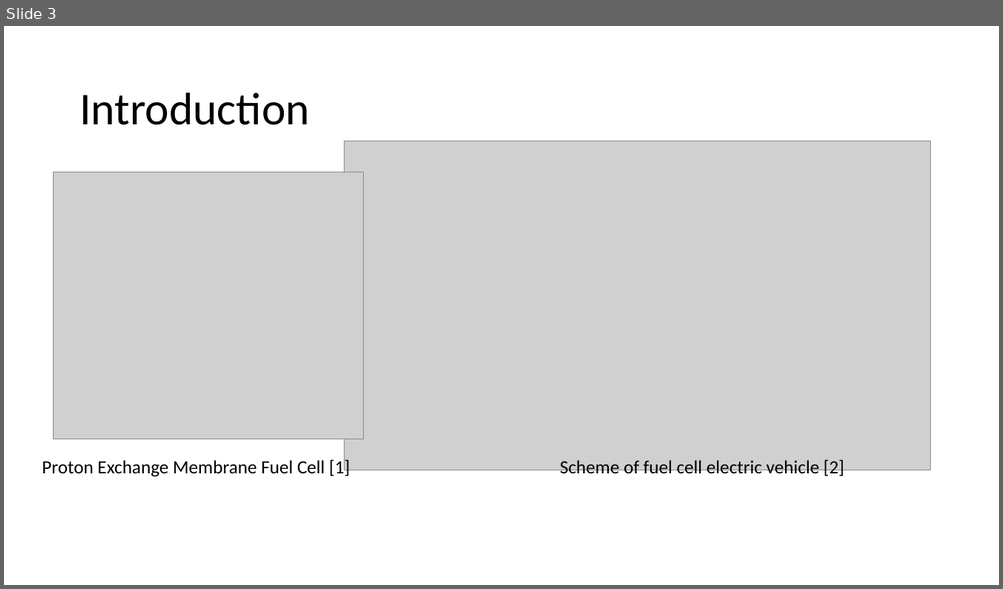
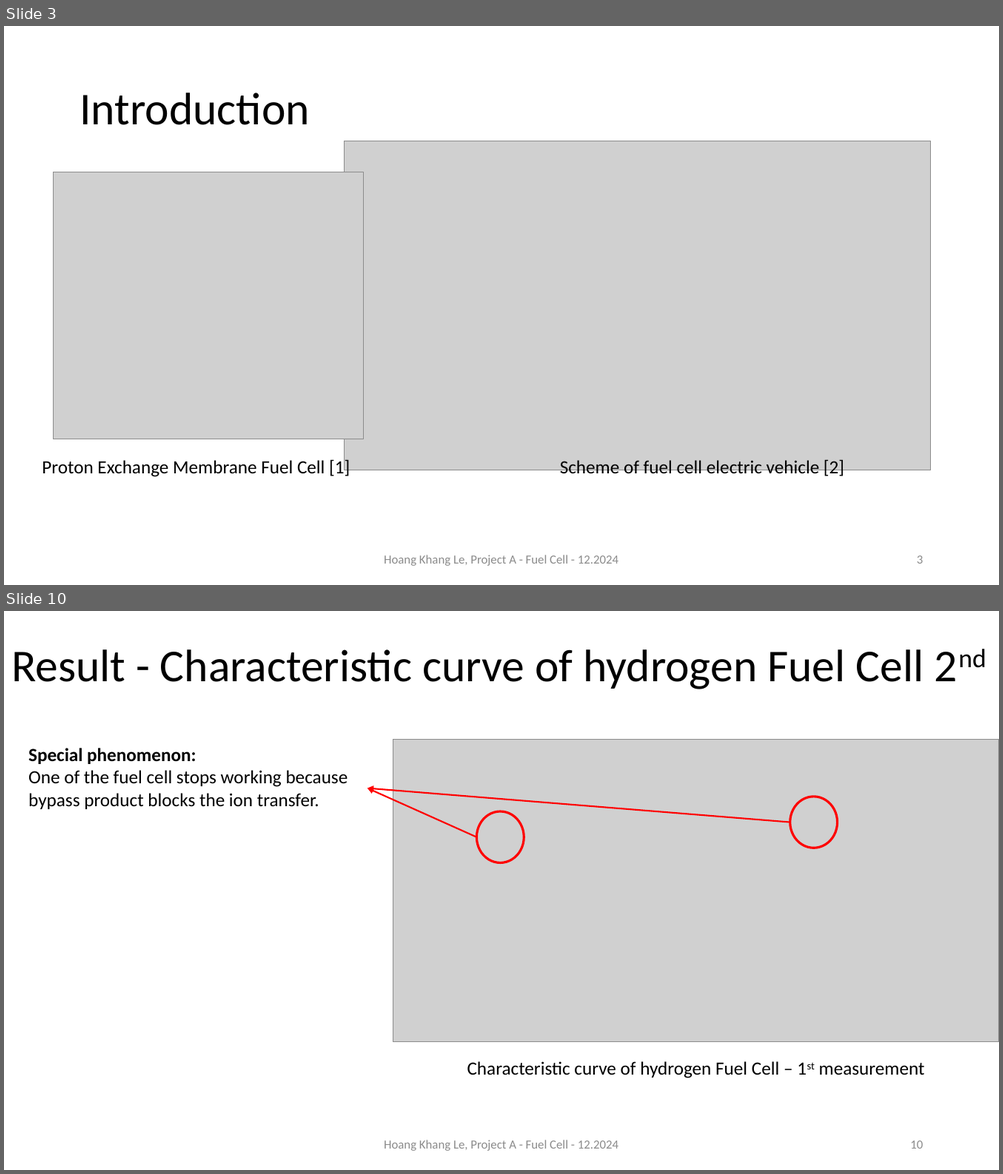
Before and after one commit to alpha7894550/ProjectA_fuelCell, a slide deck: Presentation_fuel_cell_project_khang.pptx. Shown one above the other, each under a label of ours: slide 3 before the commit, slides 3 and 10 after it; the slides between them are not shown. The pictures are 1003x589 and 1003x1174 pixels, drawn with LibreOffice and Linux fonts; fonts in the diff are those of the drawing; grey boxes stand for pictures. Boxes give left, top, right and bottom in pixels: in the first picture for what was removed or moved away, otherwise in the second. Text is boxed around its words. In the diff, an @@ line names an element or a change of style, - is before the commit and + after.

```diff
--- a/Presentation_fuel_cell_project_khang.pptx
+++ b/Presentation_fuel_cell_project_khang.pptx
@@ slide 10 added at box(4, 611, 999, 1170), background #FFFFFF @@
@@ title added at box(11, 649, 924, 689), 44 pt, text #000000 @@
+Result - Characteristic curve of hydrogen Fuel Cell 2nd
@@ picture added at box(392, 739, 999, 1043) @@
@@ text added at box(28, 748, 348, 809), 18 pt, text #000000 @@
+Special phenomenon:
+One of the fuel cell stops working because bypass product blocks the ion transfer.
@@ arrow added from (476, 837) to (367, 789), #FF0000 1.5 pt @@
@@ arrow added from (790, 822) to (367, 789), #FF0000 1.5 pt @@
@@ ellipse added at box(790, 797, 836, 849), outline #FF0000 2.25 pt @@
@@ ellipse added at box(476, 812, 523, 863), outline #FF0000 2.25 pt @@
@@ text added at box(467, 1062, 925, 1079), 18 pt, text #000000 @@
+Characteristic curve of hydrogen Fuel Cell – 1st measurement
@@ text added at box(384, 1140, 618, 1151), 12 pt, text #8C8C8C @@
+Hoang Khang Le, Project A - Fuel Cell - 12.2024
@@ page number added at box(910, 1141, 922, 1149), 12 pt, text #8C8C8C @@
+10
@@ slide 3 changed as well @@
@@ text added at box(384, 555, 618, 566), 12 pt, text #8C8C8C @@
+Hoang Khang Le, Project A - Fuel Cell - 12.2024
@@ page number added at box(916, 556, 922, 564), 12 pt, text #8C8C8C @@
+3
```
Also in this commit, not shown: 5 other slides changed, 12 other slides added, 2 slides removed, 4 other files.
